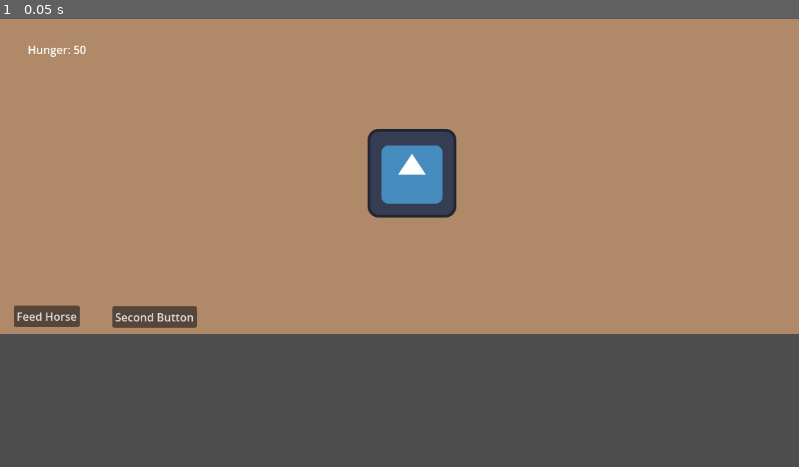
Above: before the commit, frame 1.
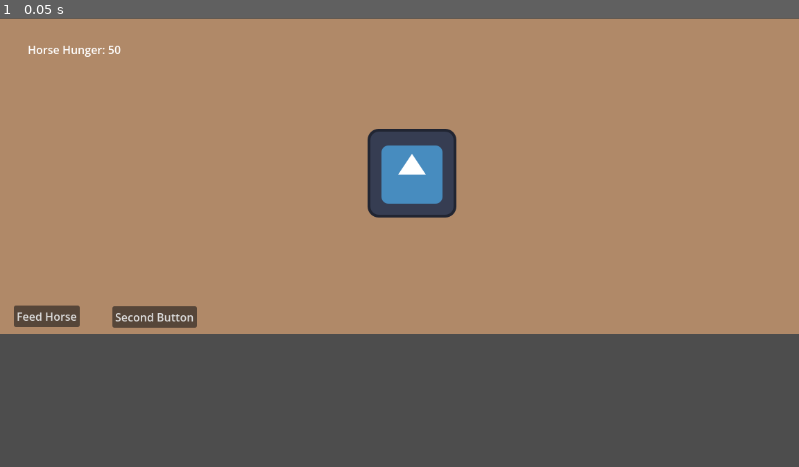
Above: after the commit, the same moment.

Repository: veronica-foltz/stable-tycoon
Game: Godot game, scene res://scenes/main.tscn
The game is run twice, just before and just after one commit, with the same random seed, the same clock (stepped at 60 frames per second) and the same inputs. The engine's default icon, where the game draws it, is replaced by a stand-in: a white triangle on a blue panel in a dark square.
Inputs:
- Up to frame 1 (0.05 s): no input

The runs differ from the first frame. In frame 1, 0.1% of the frame differs, in the area x 4-16%, y 6-9%.

Commit message:
Horse hunger
Added horse hunger and attached it to feed horse button

Diff:
--- /dev/null
+++ b/stable-tycoon/scenes/main.gd
@@ -0,0 +1,23 @@
+extends Control
+
+var hunger = 50
+
+@onready var hunger_label = $HungerLabel
+
+func _ready():
+
+	update_hunger_label()
+
+func update_hunger_label():
+
+	hunger_label.text = "Horse Hunger: " + str(hunger)
+
+
+func _on_feed_button_pressed():
+	if hunger < 100:
+		hunger += 10
+
+		if hunger > 100:
+			hunger = 100
+
+	update_hunger_label()
--- a/stable-tycoon/scenes/main.tscn
+++ b/stable-tycoon/scenes/main.tscn
@@ -1,5 +1,6 @@
 [gd_scene format=3 uid="uid://cmgda6tb7jxw5"]
 
+[ext_resource type="Script" uid="uid://djb77cmbuwl68" path="res://scenes/main.gd" id="1_0wfyh"]
 [ext_resource type="Texture2D" uid="uid://g1m0iwueooow" path="res://icon.svg" id="1_o5qli"]
 
 [node name="Main" type="Control" unique_id=170610734]
@@ -9,6 +10,7 @@
 anchor_bottom = 1.0
 grow_horizontal = 2
 grow_vertical = 2
+script = ExtResource("1_0wfyh")
 
 [node name="ColorRect" type="ColorRect" parent="." unique_id=1607616042]
 layout_mode = 0
@@ -50,3 +52,5 @@
 offset_right = 80.0
 offset_bottom = 57.0
 text = "Hunger: 50"
+
+[connection signal="pressed" from="FeedButton" to="." method="_on_feed_button_pressed"]
Not shown, added: stable-tycoon/scenes/main.gd.uid
